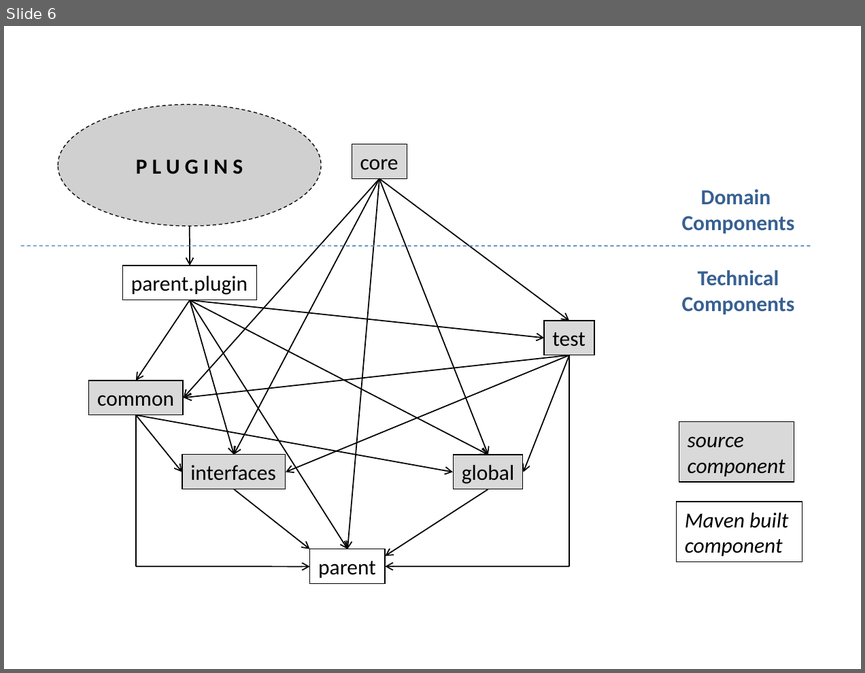
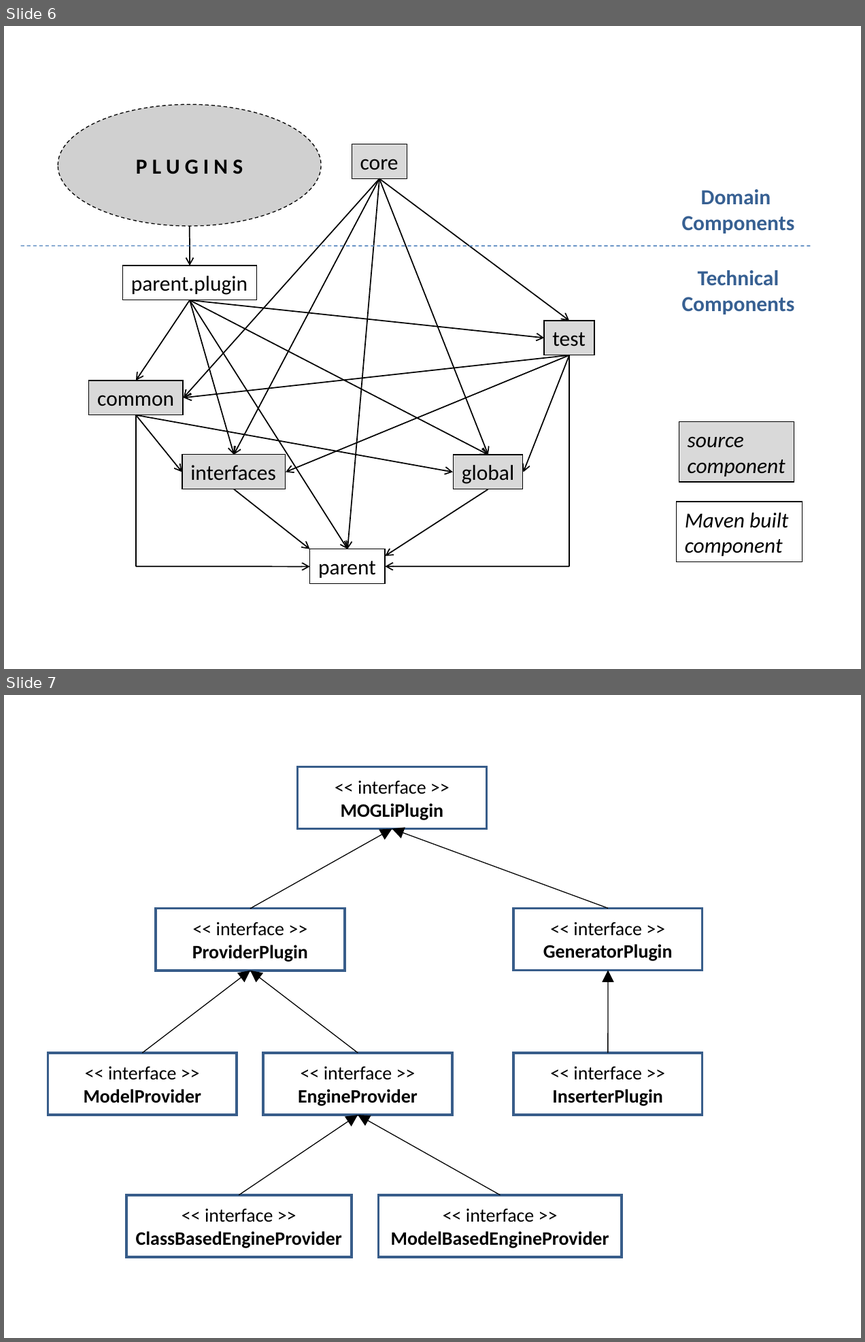
Before and after one commit to iks-gmbh-tools/MOGLiCodeCreator, a slide deck: application/arcPictures/Views.ppt. Shown one above the other, each under a label of ours: slide 6 before the commit, slides 6 and 7 after it. The pictures are 865x673 and 865x1342 pixels, drawn with LibreOffice and Linux fonts; fonts in the diff are those of the drawing; grey boxes stand for pictures. Boxes give left, top, right and bottom in pixels: in the first picture for what was removed or moved away, otherwise in the second. Text is boxed around its words. In the diff, an @@ line names an element or a change of style, - is before the commit and + after.

```diff
--- a/application/arcPictures/Views.ppt
+++ b/application/arcPictures/Views.ppt
@@ slide 7 added at box(4, 695, 861, 1338), background #FFFFFF @@
@@ rectangle added at box(298, 767, 487, 829), outline #385D8A 2.01 pt, 16 pt, text #000000 @@
+<< interface >>
+MOGLiPlugin
@@ arrow added from (250, 909) to (392, 829), #000000 0.74 pt @@
@@ arrow added from (608, 909) to (392, 829), #000000 0.74 pt @@
@@ rectangle added at box(156, 909, 344, 970), outline #385D8A 2.01 pt, 16 pt, text #000000, bold @@
+<< interface >>
+ProviderPlugin
@@ rectangle added at box(513, 909, 702, 970), outline #385D8A 2.01 pt, 16 pt, text #000000, bold @@
+<< interface >>
+GeneratorPlugin
@@ arrow added from (142, 1052) to (250, 970), #000000 0.74 pt @@
@@ arrow added from (358, 1052) to (250, 970), #000000 0.74 pt @@
@@ arrow added from (608, 1052) to (608, 970), #000000 0.74 pt @@
@@ rectangle added at box(48, 1052, 236, 1114), outline #385D8A 2.01 pt, 16 pt, text #000000 @@
+<< interface >>
+ModelProvider
@@ rectangle added at box(264, 1052, 452, 1114), outline #385D8A 2.01 pt, 16 pt, text #000000, bold @@
+<< interface >>
+EngineProvider
@@ rectangle added at box(513, 1052, 702, 1114), outline #385D8A 2.01 pt, 16 pt, text #000000, bold @@
+<< interface >>
+InserterPlugin
@@ arrow added from (239, 1195) to (358, 1115), #000000 0.74 pt @@
@@ arrow added from (500, 1195) to (358, 1115), #000000 0.74 pt @@
@@ rectangle added at box(126, 1195, 352, 1256), outline #385D8A 2.01 pt, 16 pt, text #000000, bold @@
+<< interface >>
+ClassBasedEngineProvider
@@ rectangle added at box(379, 1195, 621, 1256), outline #385D8A 2.01 pt, 16 pt, text #000000, bold @@
+<< interface >>
+ModelBasedEngineProvider
```
Also in this commit, not shown: 1 other file.
